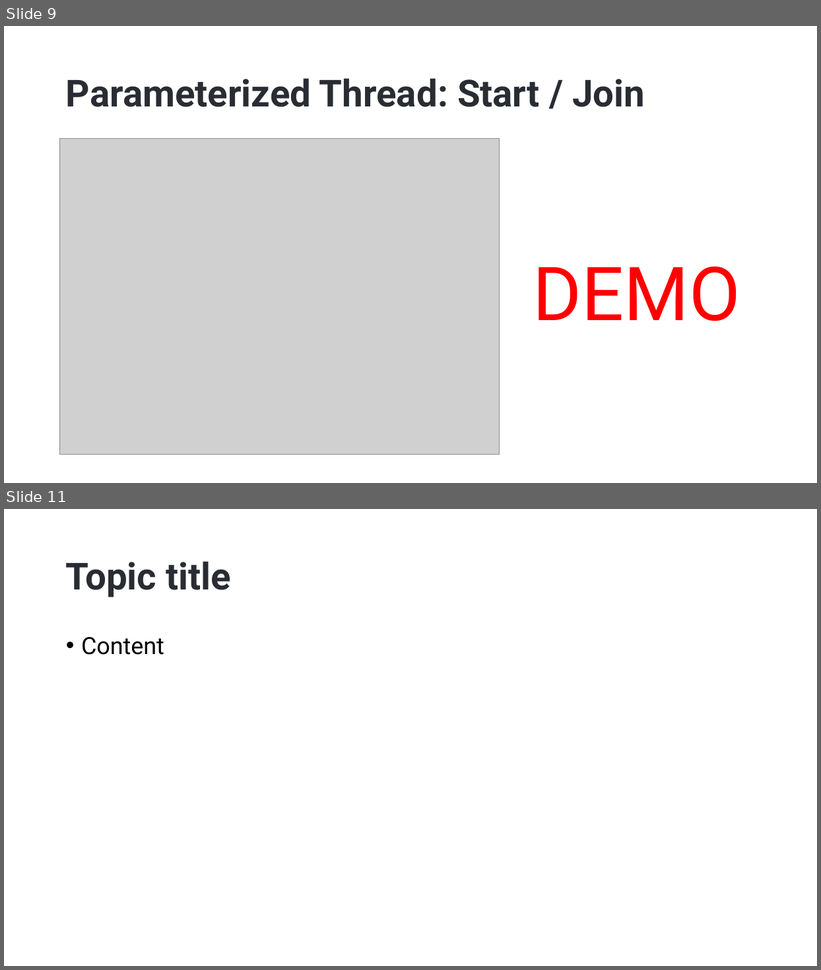
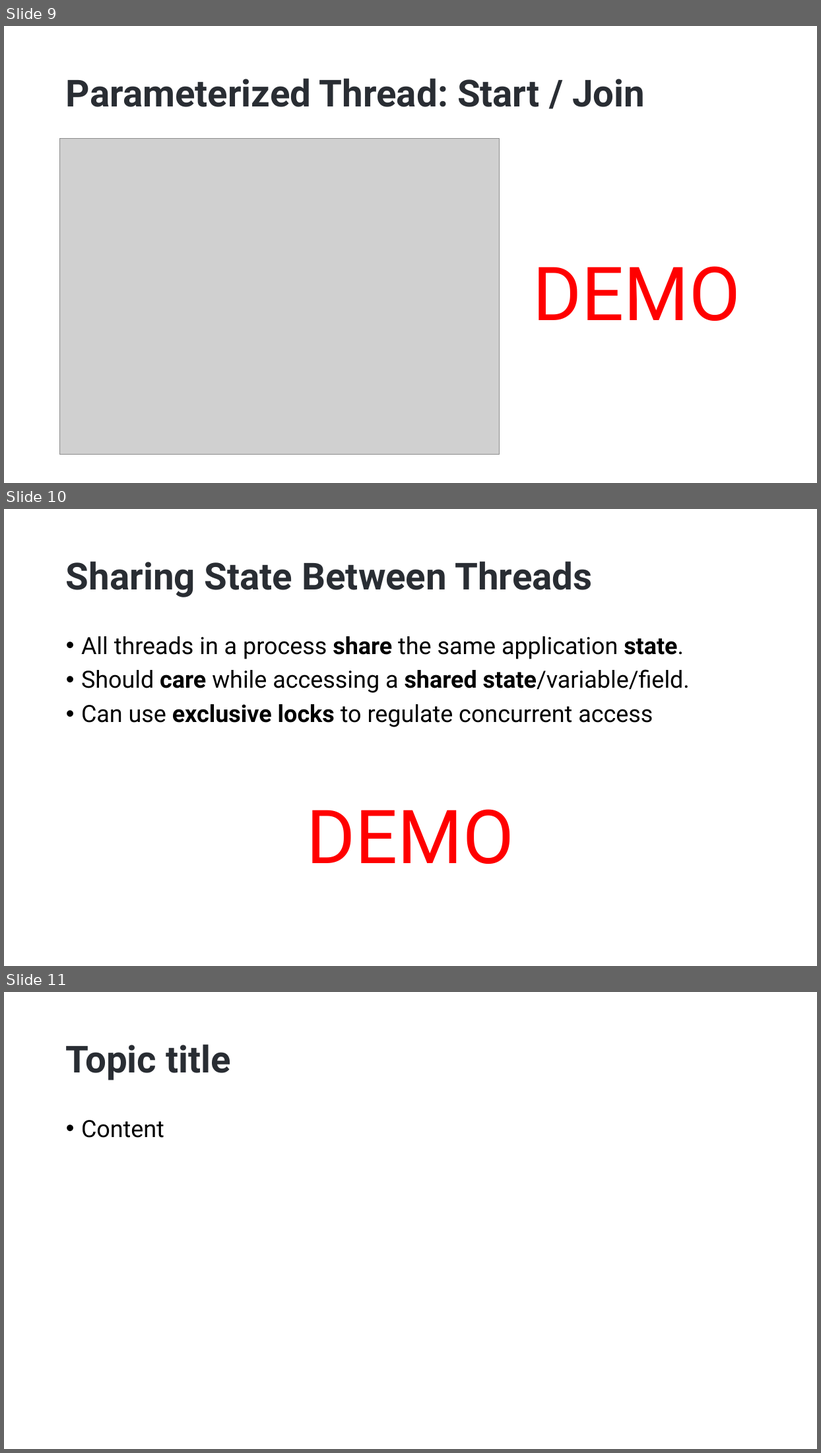
Before and after one commit to hikalkan/presentations, a slide deck: 2023-06-01 Dealing with Concurrency - Multi-Threading in Dotnet/Dotnet-Multi-Threading.pptx. Shown one above the other, each under a label of ours: slides 9 and 11 before the commit, slides 9, 10 and 11 after it; the slides between them are not shown. The pictures are 821x970 and 821x1453 pixels, drawn with LibreOffice and Linux fonts; fonts in the diff are those of the drawing; grey boxes stand for pictures; background and template pictures are left out. Boxes give left, top, right and bottom in pixels: in the first picture for what was removed or moved away, otherwise in the second. Text is boxed around its words. In the diff, an @@ line names an element or a change of style, - is before the commit and + after.

Commit message:
SharingSimpleStateDemo

```diff
--- a/2023-06-01 Dealing with Concurrency - Multi-Threading in Dotnet/Dotnet-Multi-Threading.pptx
+++ b/2023-06-01 Dealing with Concurrency - Multi-Threading in Dotnet/Dotnet-Multi-Threading.pptx
@@ slide 10 added at [4, 509, 817, 966], background picture (left out) @@
@@ title added at [66, 561, 592, 597], 44 pt, text #292D33, bold @@
+Sharing State Between Threads
@@ text added at [81, 636, 690, 727], 28 pt, text #000000 @@
+• All threads in a process share the same application state.
+• Should care while accessing a shared state/variable/field.
+• Can use exclusive locks to regulate concurrent access
@@ text added at [307, 809, 514, 864], 88 pt, text #FF0000 @@
+DEMO
```
Also in this commit, not shown: 1 slide removed, 2 other files.
